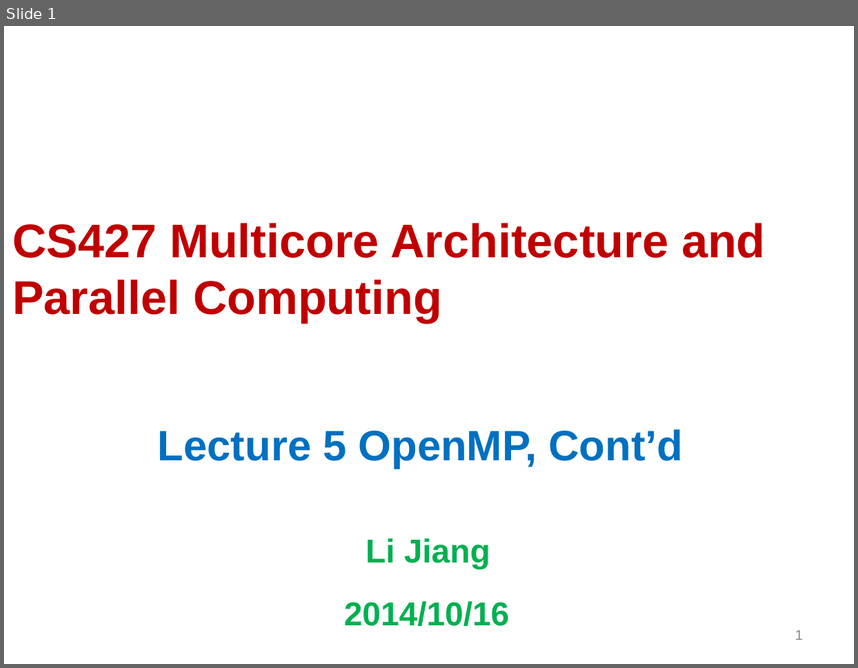
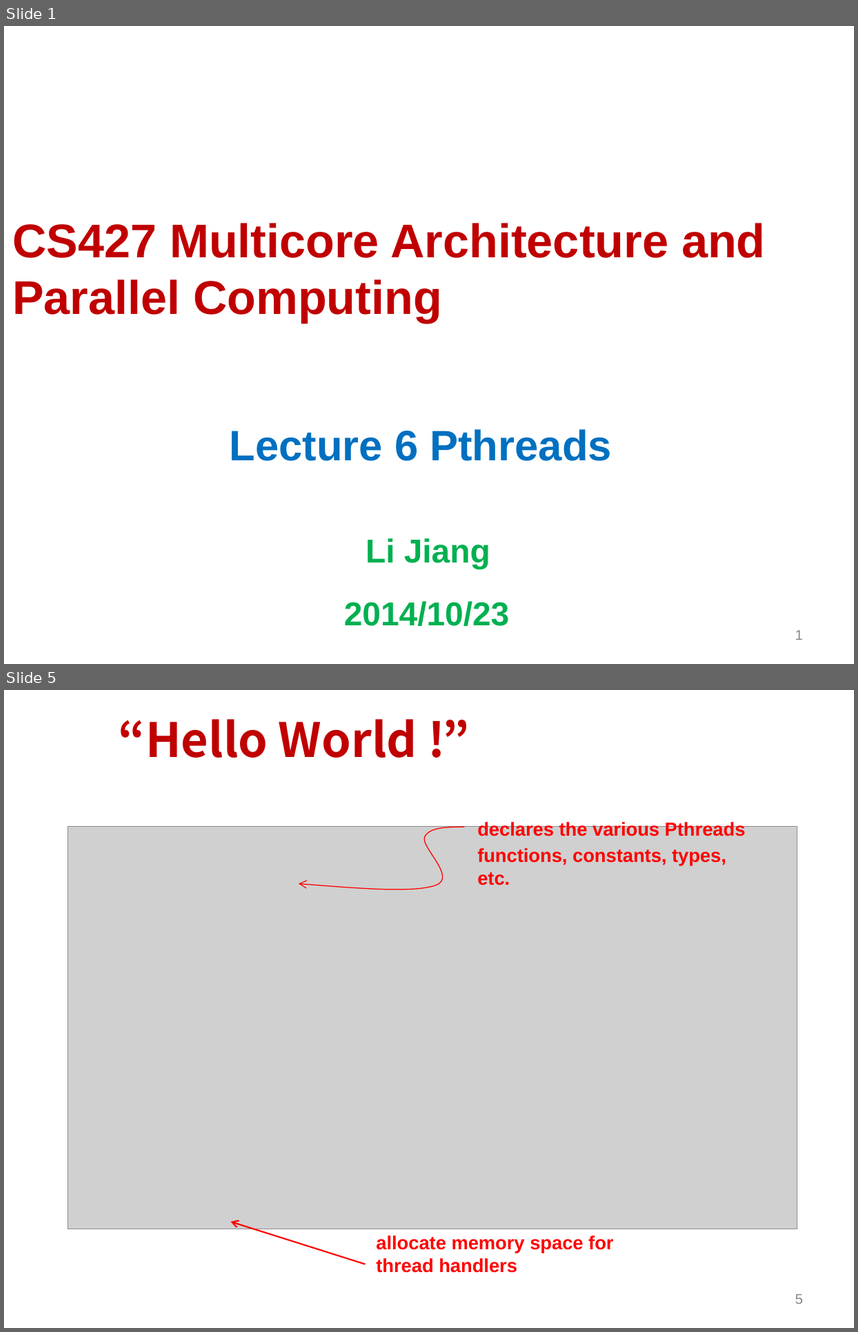
Before and after one commit to Tevic/CS427, a slide deck: files/Lecture05.pptx. Shown one above the other, each under a label of ours: slide 1 before the commit, slides 1 and 5 after it; the slides between them are not shown. The pictures are 858x668 and 858x1332 pixels, drawn with LibreOffice and Linux fonts; fonts in the diff are those of the drawing; grey boxes stand for pictures; background and template pictures are left out. Boxes give left, top, right and bottom in pixels: in the first picture for what was removed or moved away, otherwise in the second. Text is boxed around its words. In the diff, an @@ line names an element or a change of style, - is before the commit and + after.

```diff
--- a/files/Lecture05.pptx
+++ b/files/Lecture05.pptx
@@ slide 5 added at (4,690,854,1328), background #FFFFFF @@
@@ title added at (119,719,417,758), 40 pt, text #C00000, bold @@
+“Hello World !”
@@ picture added at (67,826,797,1228) @@
@@ freeform shape added at (299,827,465,893), outline #FF0000 0.75 pt @@
@@ text added at (477,821,746,885), 16 pt, text #FF0000, bold @@
+declares the various Pthreads
+functions, constants, types, etc.
@@ arrow added from (366, 1264) to (231, 1221), #FF0000 1.25 pt @@
@@ text added at (376,1235,613,1272), 16 pt, text #FF0000, bold @@
+allocate memory space for thread handlers
@@ page number added at (795,1294,803,1303), 12 pt, text #898989 @@
+5
@@ slide 1 changed as well @@
@@ subtitle at (230,429,611,461): text changed @@
-Lecture 5 OpenMP, Cont’d
+Lecture 6 Pthreads
@@ subtitle at (344,601,510,626): text changed @@
-2014/10/16
+2014/10/23
```
Also in this commit, not shown: 1 other slide changed, 48 other slides added, 43 slides removed, 15 other files.
